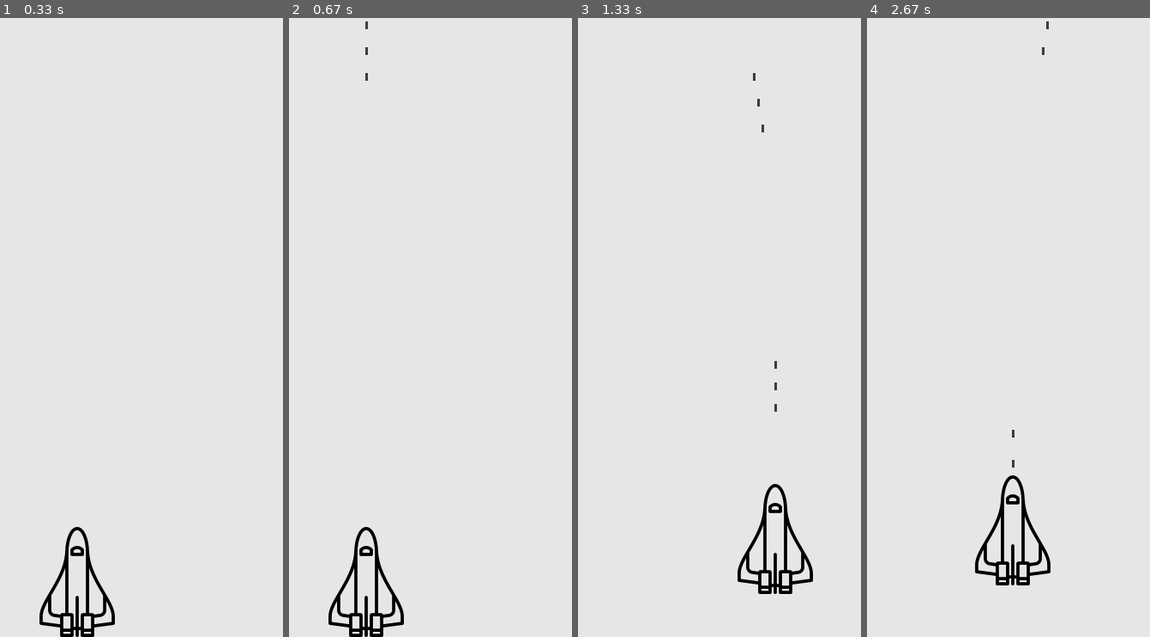
Above: before the commit, frames 1-4 (left to right).
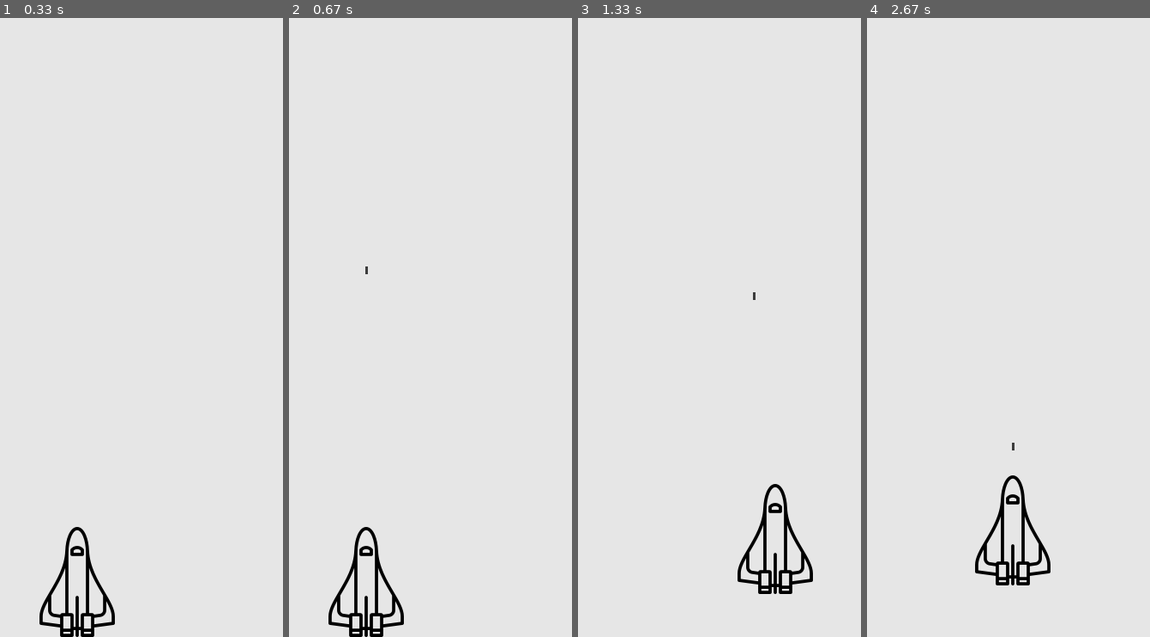
Above: after the commit, the same moments.

Repository: eldoranstars/pygame
Game: pygame game, started from alien.py
The game is run twice, just before and just after one commit, with the same random seed, the same clock (stepped at 60 frames per second) and the same inputs.
Inputs:
- Up to frame 1 (0.33 s): no input
- Up to frame 2 (0.67 s): tap Space at 0.33 s
- Up to frame 3 (1.33 s): hold Right 0.67-1.13 s; tap Space at 0.73, 1.03, 1.23 s; hold Up from 1.17 s (still down)
- Up to frame 4 (2.67 s): release Up at 1.47 s; hold Right 1.5-1.97 s; tap Space at 1.57, 1.87, 2.07, 2.37, 2.63 s; hold Left 2-2.53 s; hold Down from 2.57 s (still down)

Frame 1 is identical in both runs. In frame 2, less than 0.1% of the frame differs, in the area x 26-28%, y 0-42%; in frame 3, less than 0.1%, in the area x 61-71%, y 8-64%; in frame 4, less than 0.1%.

Commit message:
beforeScreenClass

Diff:
--- a/alien.py
+++ b/alien.py
@@ -1,6 +1,5 @@
 import pygame
 import game_functions as gf
-from pygame.sprite import Group
 from settings import Settings
 from ship import Ship
 
@@ -10,7 +9,7 @@
     ai_settings = Settings()
     screen = pygame.display.set_mode((ai_settings.screen_width, ai_settings.screen_height), pygame.SCALED, vsync=1)
     ship = Ship(screen)
-    bullets = Group()
+    bullets = []
 
     while True:
         gf.check_events()
--- a/bullet.py
+++ b/bullet.py
@@ -1,28 +1,23 @@
 import pygame
-from pygame.sprite import Sprite
 
-class Bullet(Sprite):
+class Bullet():
     """Класс для управления пулями, выпущенными кораблем."""
     def __init__(self, ai_settings, screen, ship):
         """Создает объект пули в текущей позиции корабля."""
-        super().__init__()
         self.screen = screen
-        # Создание пули в позиции (0,0) и назначение правильной позиции.
-        self.rect = pygame.Rect(0, 0, ai_settings.bullet_width, ai_settings.bullet_height)
+        # Загрузка изображения корабля и получение прямоугольника.
+        self.image = pygame.Surface((ai_settings.bullet_width,ai_settings.bullet_height))
+        self.image.fill(ai_settings.bullet_color)
+        self.rect = self.image.get_rect()
+        # Каждая новая пуля появляется у верхнего края корабля.
         self.rect.centerx = ship.rect.centerx
         self.rect.top = ship.rect.top - ai_settings.bullet_height * 2
-        # Позиция пули хранится в вещественном формате.
-        # self.y = float(self.rect.y)
-        self.color = ai_settings.bullet_color
         self.speed_factor = ai_settings.bullet_speed_factor
 
     def update(self):
         """Перемещает пулю вверх по экрану."""
-        # Обновление позиции пули в вещественном формате.
-        # self.y = float(self.rect.y)
-        # Обновление позиции прямоугольника.
         self.rect.y -= self.speed_factor
 
-    def draw_bullet(self):
+    def blitme(self):
         """Вывод пули на экран."""
-        pygame.draw.rect(self.screen, self.color, self.rect)
+        self.screen.blit(self.image, self.rect)
--- a/game_functions.py
+++ b/game_functions.py
@@ -12,9 +12,11 @@
     # Отображение последнего прорисованного экрана.
     screen.fill(ai_settings.bg_color)
     ship.blitme()
-    for bullet in bullets.sprites():
-        bullet.draw_bullet()
-    bullets.update()
+    for bullet in bullets:
+        bullet.blitme()
+        bullet.update()
+        if bullet.rect.bottom <= 0:
+            bullets.remove(bullet)
     pygame.display.update()
 
 def check_keyboard(ai_settings, screen, ship, bullets):
@@ -29,6 +31,6 @@
         ship.rect.centery += ai_settings.ship_speed_factor
     if key[pygame.K_ESCAPE] == 1:
         sys.exit()
-    if key[pygame.K_SPACE] == 1 and len(bullets) < 100:
+    if key[pygame.K_SPACE] == 1 and len(bullets) < ai_settings.bullets_allowed:
        new_bullet = Bullet(ai_settings, screen, ship)
-       bullets.add(new_bullet)
+       bullets.append(new_bullet)
--- a/settings.py
+++ b/settings.py
@@ -8,7 +8,8 @@
         self.bg_color = (230, 230, 230)
         self.ship_speed_factor = 5
         # Параметры пули
-        self.bullet_speed_factor = 30
+        self.bullet_speed_factor = 15
+        self.bullets_allowed = 1
         self.bullet_width = 3
         self.bullet_height = 9
         self.bullet_color = 60, 60, 60
